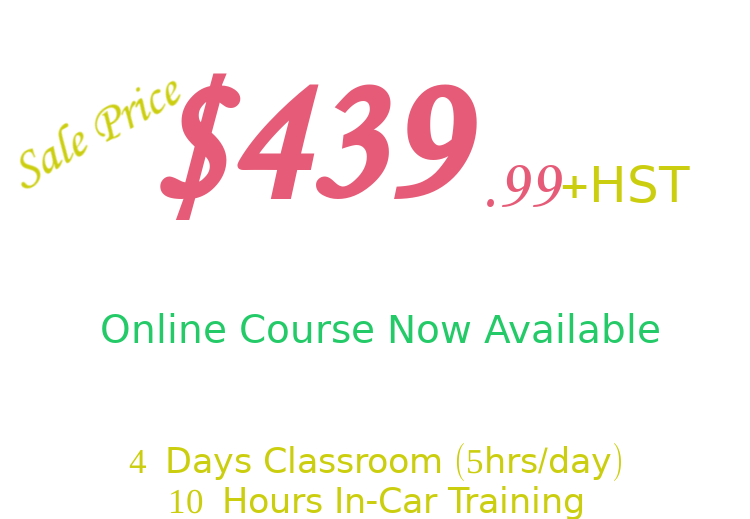
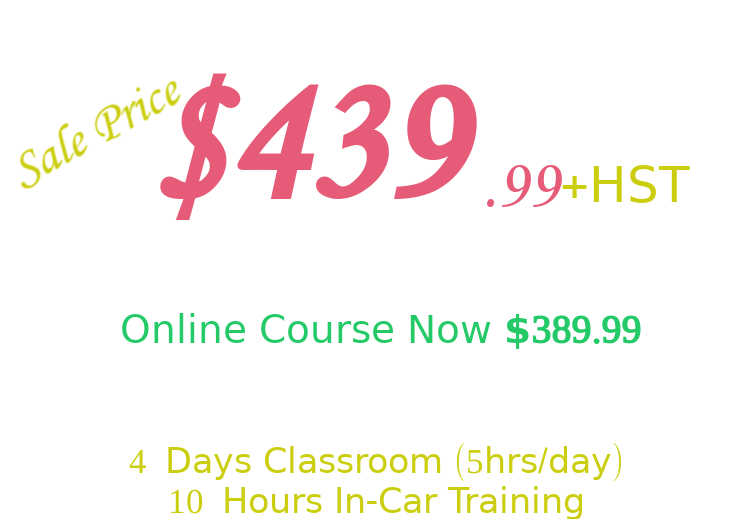
Layer changes from the first 750 × 519 image to the second:
painted on "Valid For January - March 2023..." over [102, 313, 659, 349]
